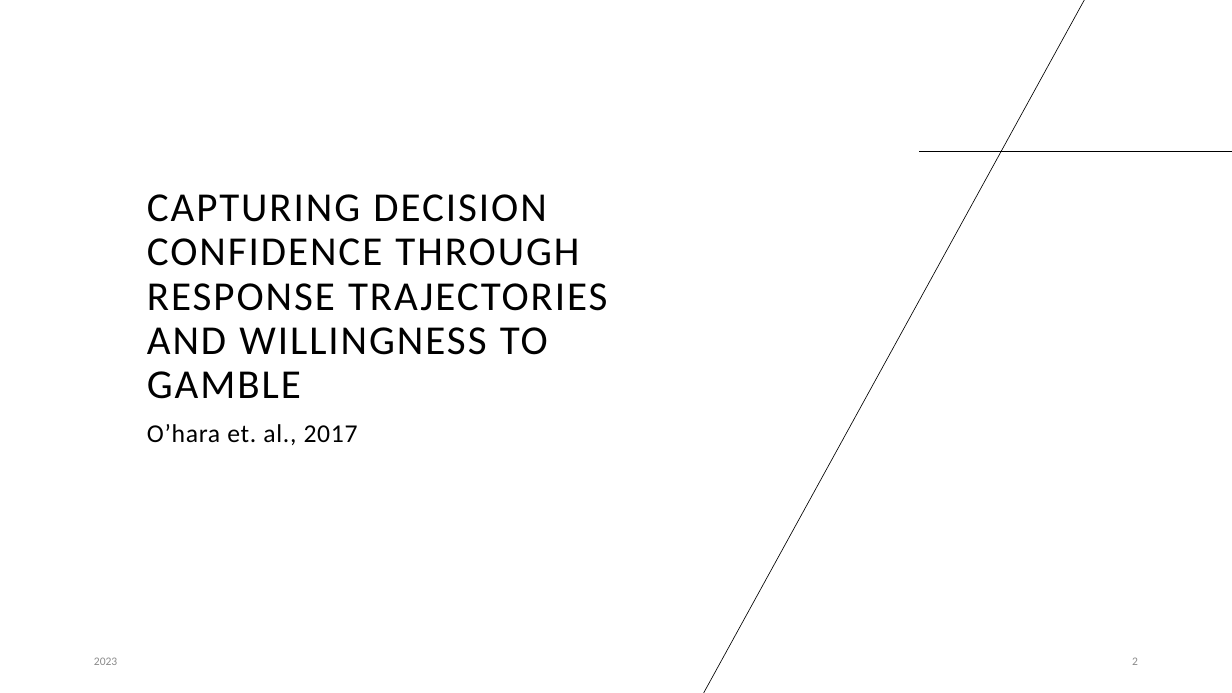
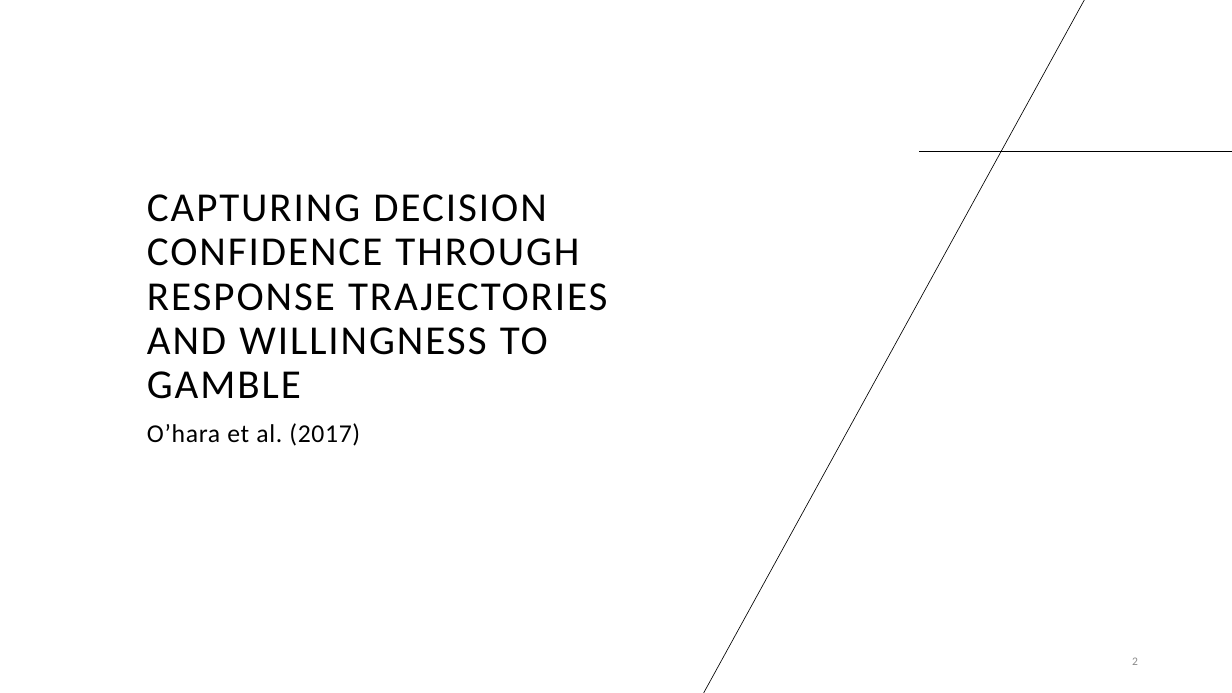
Before and after one commit to Saucedo98/examine-ez-diffusion, a slide deck: slide 2 of ezDiffusion.pptx. Drawn at 1232x693 pixels with LibreOffice and Linux fonts; fonts in the diff are those of the drawing. Boxes give left, top, right and bottom in pixels: in the first picture for what was removed or moved away, otherwise in the second. Text is boxed around its words. In the diff, an @@ line names an element or a change of style, - is before the commit and + after.

```diff
--- a/ezDiffusion.pptx
+++ b/ezDiffusion.pptx
@@ text at <box>147,423,360,446</box>: text changed @@
-O’hara et. al., 2017
+O’hara et al. (2017)
@@ text removed at <box>94,657,117,665</box> @@
-2023
```
Also in this commit, not shown: 19 other slides changed, 20 other files.
